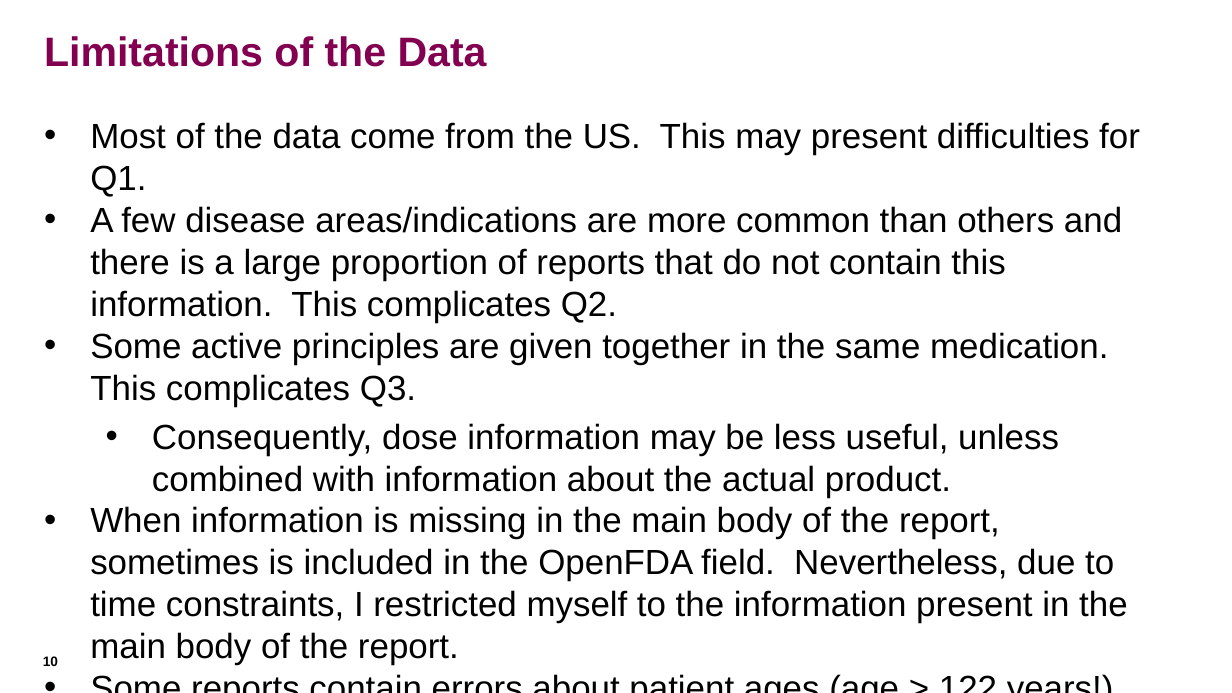
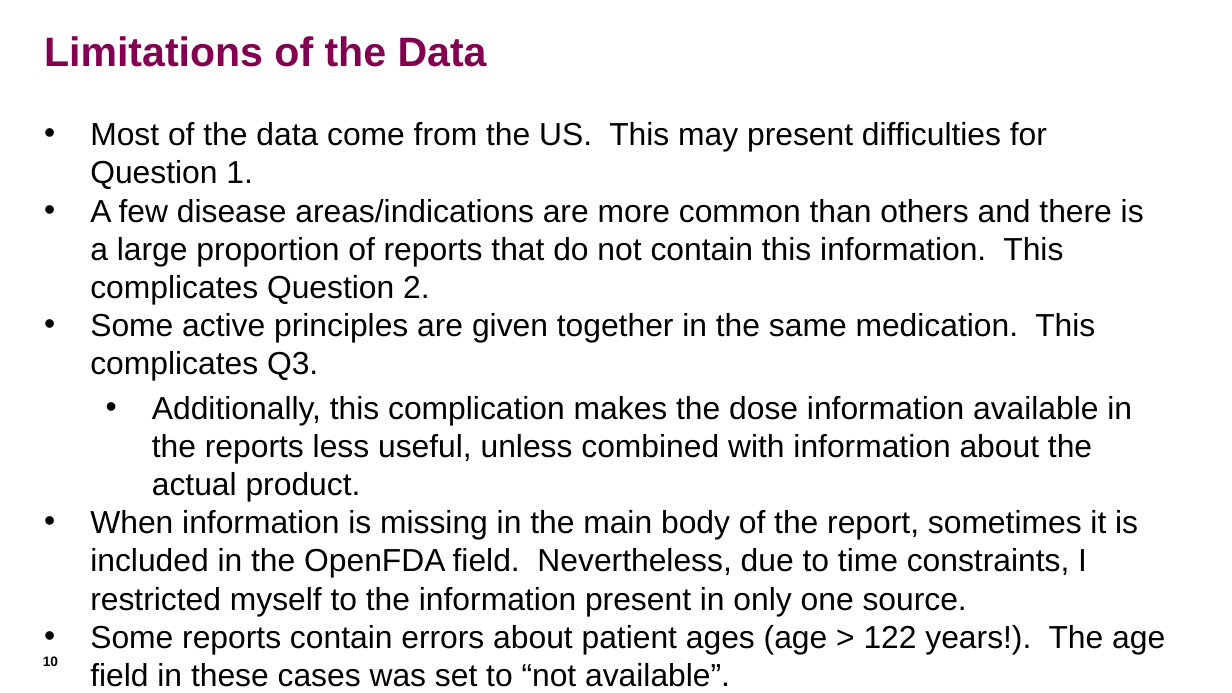
Before and after one commit to SalazarDomingo/FDA-Drug-Adverse-Effects-Analysis, a slide deck: slide 10 of FDA_DrugAdverseEffectsAnalysis.pptx. Drawn at 1232x693 pixels with LibreOffice and Linux fonts; fonts in the diff are those of the drawing. Boxes give left, top, right and bottom in pixels: in the first picture for what was removed or moved away, otherwise in the second. Text is boxed around its words. In the diff, an @@ line names an element or a change of style, - is before the commit and + after.

Commit message:
Modified Presentation

```diff
--- a/FDA_DrugAdverseEffectsAnalysis.pptx
+++ b/FDA_DrugAdverseEffectsAnalysis.pptx
@@ text at <box>90,122,1144,305</box>: text changed; size 20.4 to 18.6 pt @@
-• Most of the data come from the US. This may present difficulties for Q1.
-• A few disease areas/indications are more common than others and there is a large proportion of reports that do not contain this information. This complicates Q2.
+• Most of the data come from the US. This may present difficulties for Question 1.
+• A few disease areas/indications are more common than others and there is a large proportion of reports that do not contain this information. This complicates Question 2.
@@ text at <box>90,313,1095,381</box>: size 20.4 to 18.6 pt in "Some active principles are given together in ..." @@
@@ text at <box>90,396,1165,687</box>: text changed; size 20.4 to 18.6 pt @@
-  • Consequently, dose information may be less useful, unless combined with information about the actual product.
-• When information is missing in the main body of the report, sometimes is included in the OpenFDA field. Nevertheless, due to time constraints, I restricted myself to the information present in the main body of the report.
-• Some reports contain errors about patient ages (age > 122 years!).
+  • Additionally, this complication makes the dose information available in the reports less useful, unless combined with information about the actual product.
+• When information is missing in the main body of the report, sometimes it is included in the OpenFDA field. Nevertheless, due to time constraints, I restricted myself to the information present in only one source.
+• Some reports contain errors about patient ages (age > 122 years!). The age field in these cases was set to “not available”.
```
Also in this commit, not shown: 14 other slides changed, 16 slides added, 13 slides removed.
